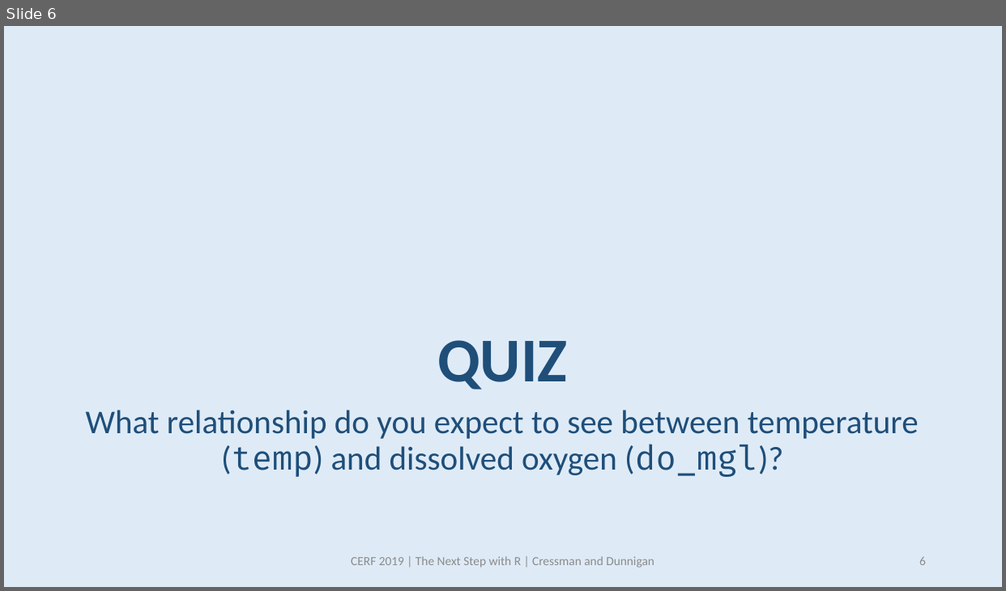
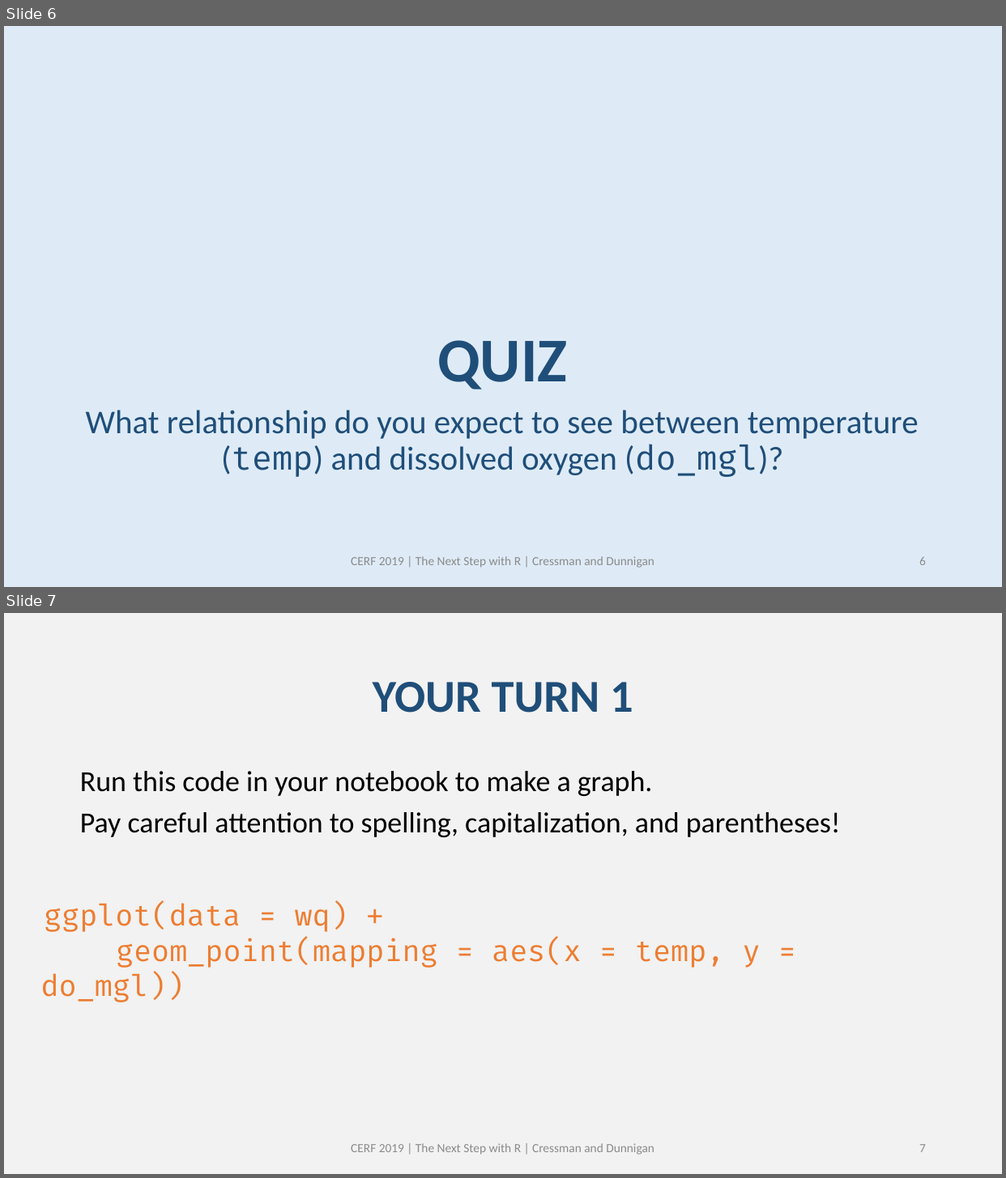
Before and after one commit to swmpkim/2019_CERF, a slide deck: slides/01_Visualize.pptx. Shown one above the other, each under a label of ours: slide 6 before the commit, slides 6 and 7 after it. The pictures are 1006x591 and 1006x1178 pixels, drawn with LibreOffice and Linux fonts; fonts in the diff are those of the drawing. Boxes give left, top, right and bottom in pixels: in the first picture for what was removed or moved away, otherwise in the second. Text is boxed around its words. In the diff, an @@ line names an element or a change of style, - is before the commit and + after.

```diff
--- a/slides/01_Visualize.pptx
+++ b/slides/01_Visualize.pptx
@@ slide 7 added at (x1=4, y1=613, x2=1002, y2=1174), background #F2F2F2 @@
@@ title added at (x1=373, y1=682, x2=633, y2=713), 44 pt, text #1F4E79, bold @@
+YOUR TURN 1
@@ text added at (x1=80, y1=771, x2=841, y2=837), 28 pt, text #000000 @@
+Run this code in your notebook to make a graph.
+Pay careful attention to spelling, capitalization, and parentheses!
@@ text added at (x1=41, y1=903, x2=761, y2=1003), 28 pt, text #ED7D31 @@
+ggplot(data = wq) +
+geom_point(mapping = aes(x = temp, y = do_mgl))
@@ text added at (x1=351, y1=1144, x2=654, y2=1155), 12 pt, text #8C8C8C @@
+CERF 2019 | The Next Step with R | Cressman and Dunnigan
@@ page number added at (x1=919, y1=1144, x2=926, y2=1152), 12 pt, text #8C8C8C @@
+7
```
Also in this commit, not shown: 2 other slides added.
